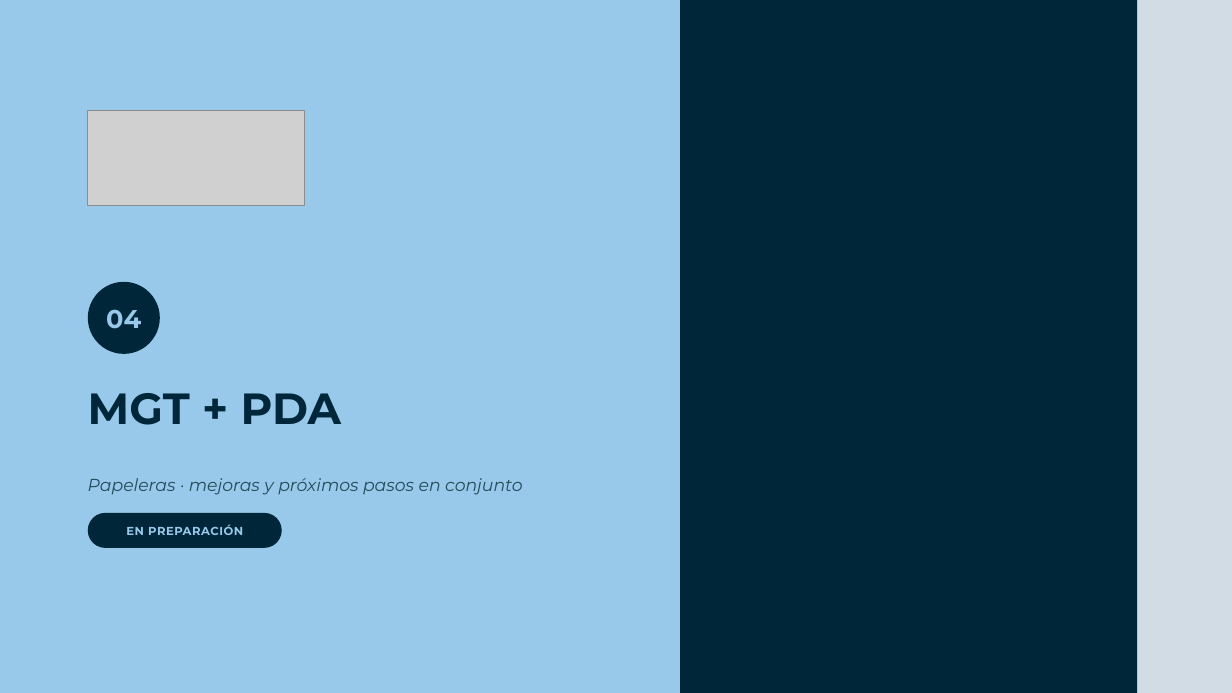
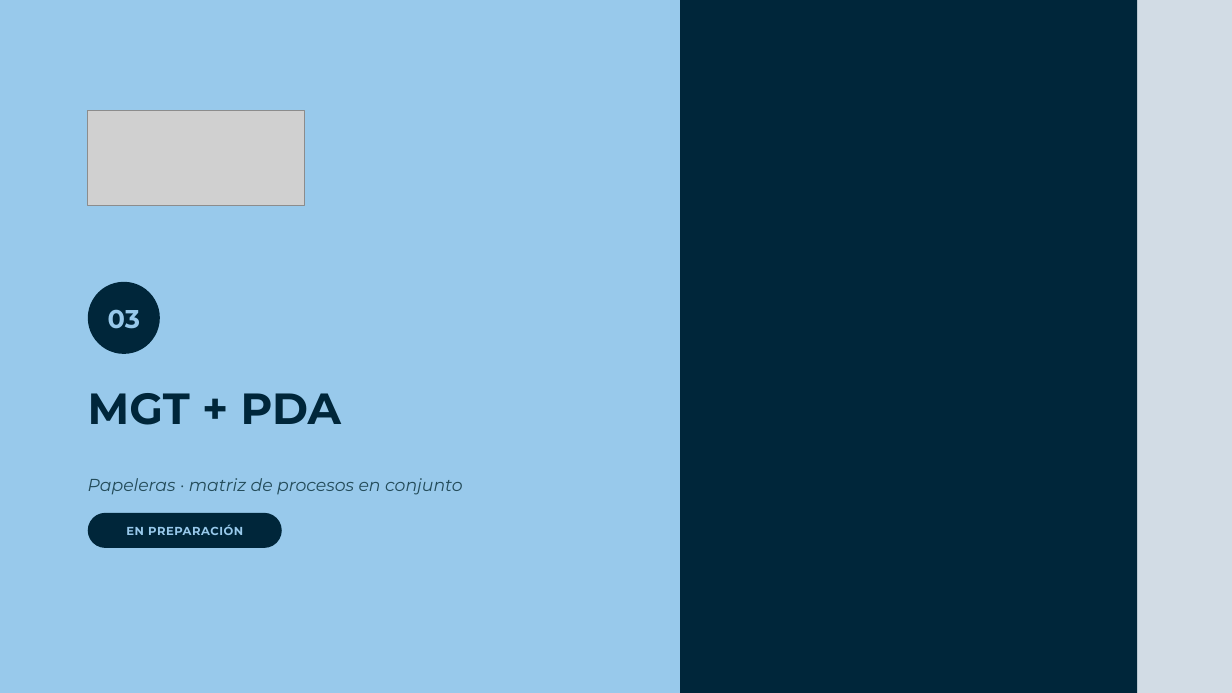
Before and after one commit to Enrique24799/AGSA, a slide deck: slide 6 of presentaciones/Planificacion_Packaging_CL.pptx (slide 12 before the commit). Drawn at 1232x693 pixels with LibreOffice and Linux fonts; fonts in the diff are those of the drawing; grey boxes stand for pictures; background and template pictures are left out. Boxes give left, top, right and bottom in pixels: in the first picture for what was removed or moved away, otherwise in the second. Text is boxed around its words. In the diff, an @@ line names an element or a change of style, - is before the commit and + after.

```diff
--- a/presentaciones/Planificacion_Packaging_CL.pptx
+++ b/presentaciones/Planificacion_Packaging_CL.pptx
@@ text in ellipse at bbox=[108, 309, 140, 329]: text changed @@
-04
+03
@@ text at bbox=[88, 478, 463, 495]: text changed @@
-Papeleras · mejoras y próximos pasos en conjunto
+Papeleras · matriz de procesos en conjunto
```
Also in this commit, not shown: 5 other slides changed, 1 slide added, 7 slides removed.
